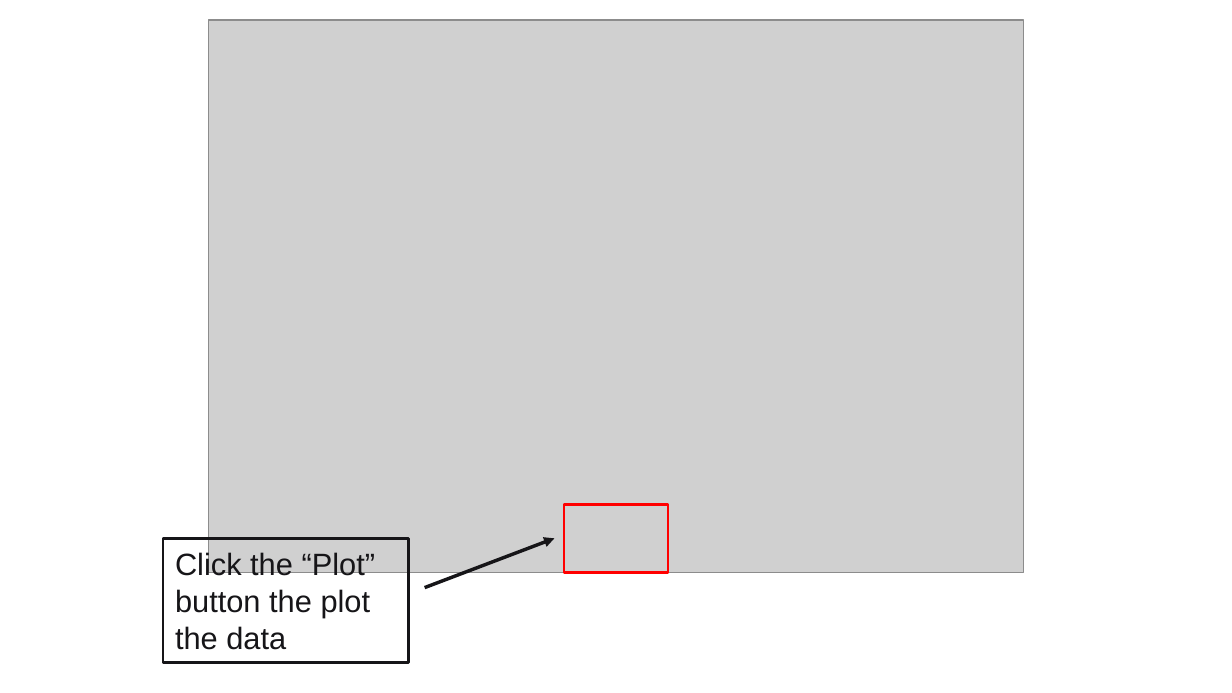
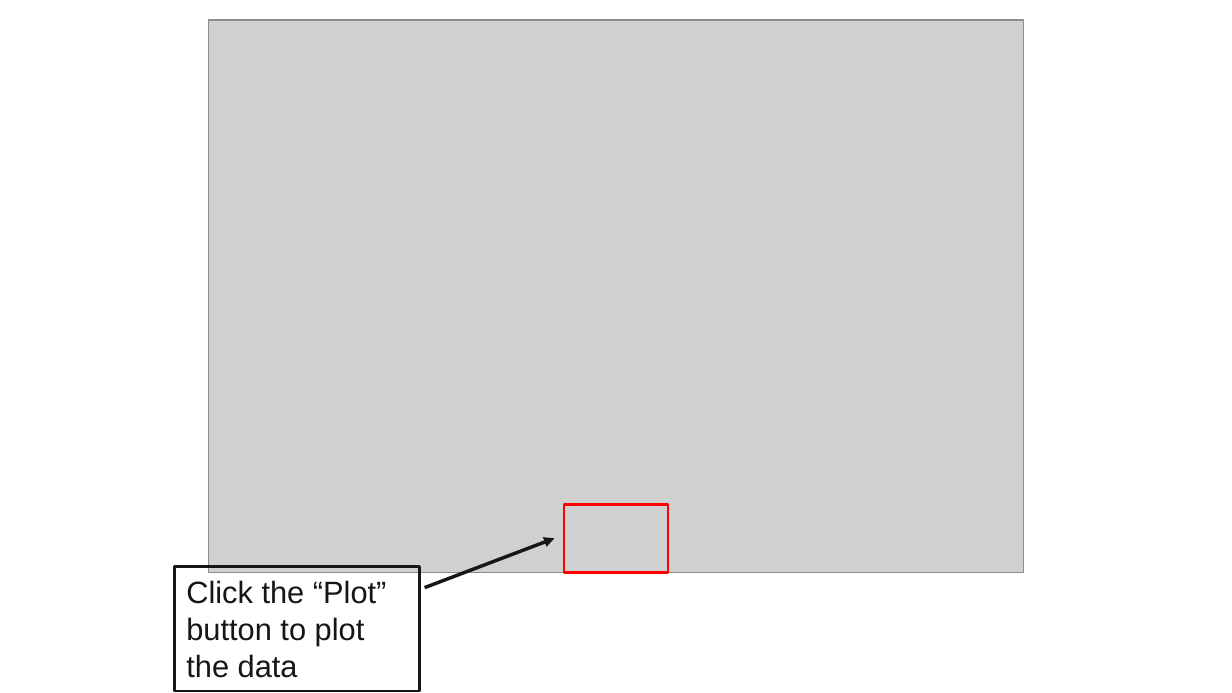
Before and after one commit to davidwolfson613/dataplotter, a slide deck: slide 12 of How-To Guide for Dataplotter.pptx (slide 13 before the commit). Drawn at 1232x693 pixels with LibreOffice and Linux fonts; fonts in the diff are those of the drawing; grey boxes stand for pictures; background and template pictures are left out. Boxes give left, top, right and bottom in pixels: in the first picture for what was removed or moved away, otherwise in the second. Text is boxed around its words. In the diff, an @@ line names an element or a change of style, - is before the commit and + after.

```diff
--- a/How-To Guide for Dataplotter.pptx
+++ b/How-To Guide for Dataplotter.pptx
@@ rectangle "Click the “Plot” button to ...": place and size @@
-rectangle "Click the “Plot” button to ..." at <box>163,538,408,663</box>
+rectangle "Click the “Plot” button to ..." at <box>174,567,419,691</box>
@@ text in rectangle at <box>186,580,387,678</box>: text changed @@
-Click the “Plot” button the plot the data
+Click the “Plot” button to plot the data
```
Also in this commit, not shown: 1 other slide changed, 1 slide removed, 3 other files.
